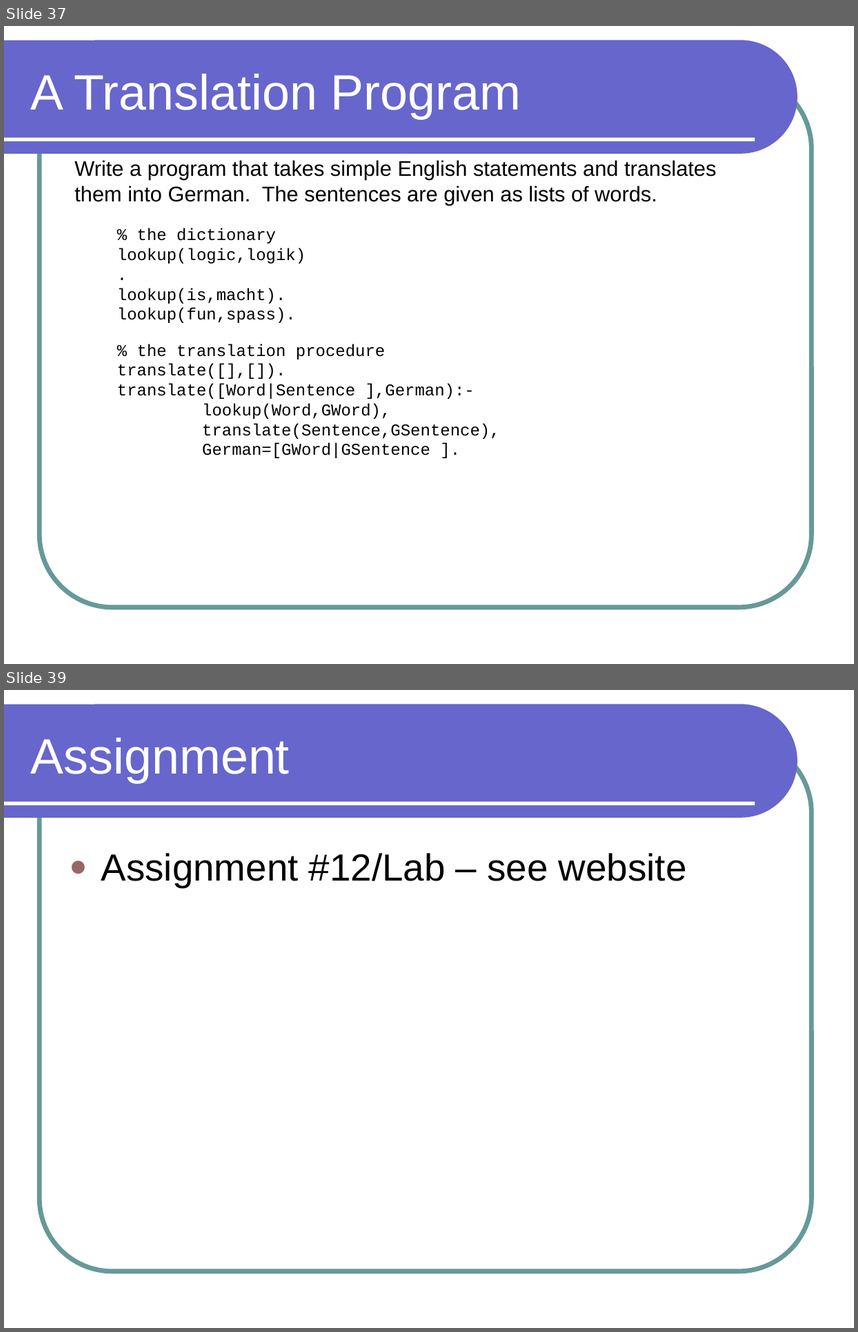
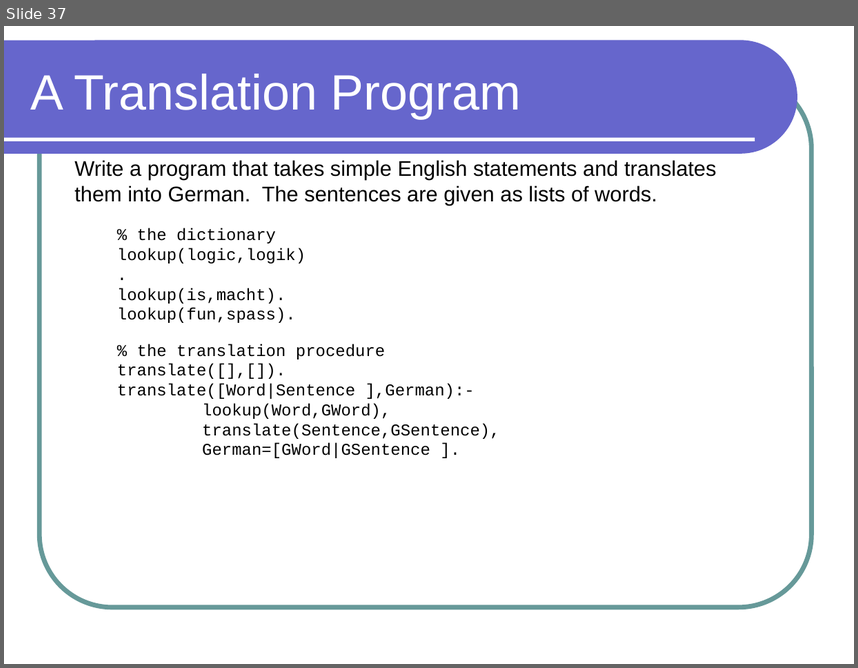
Before and after one commit to lutzhamel/phl-prolog, a slide deck: philosophy-prolog.pptx. Shown one above the other, each under a label of ours: slides 37 and 39 before the commit, slide 37 after it; the slides between them are not shown. The pictures are 858x1332 and 858x668 pixels, drawn with LibreOffice and Linux fonts; fonts in the diff are those of the drawing. Boxes give left, top, right and bottom in pixels: in the first picture for what was removed or moved away, otherwise in the second. Text is boxed around its words. In the diff, an @@ line names an element or a change of style, - is before the commit and + after.

```diff
--- a/philosophy-prolog.pptx
+++ b/philosophy-prolog.pptx
@@ slide 39 removed at <box>4,690,854,1328</box>, background #FFFFFF; not listed: 3 template elements that a slide beside it also shows @@
@@ title removed at <box>31,738,290,782</box> @@
-Assignment
@@ text removed at <box>101,853,687,887</box> @@
-● Assignment #12/Lab – see website
```
Also in this commit, not shown: 1 slide changed, 1 slide added, 1 other slide removed, 1 other file.
